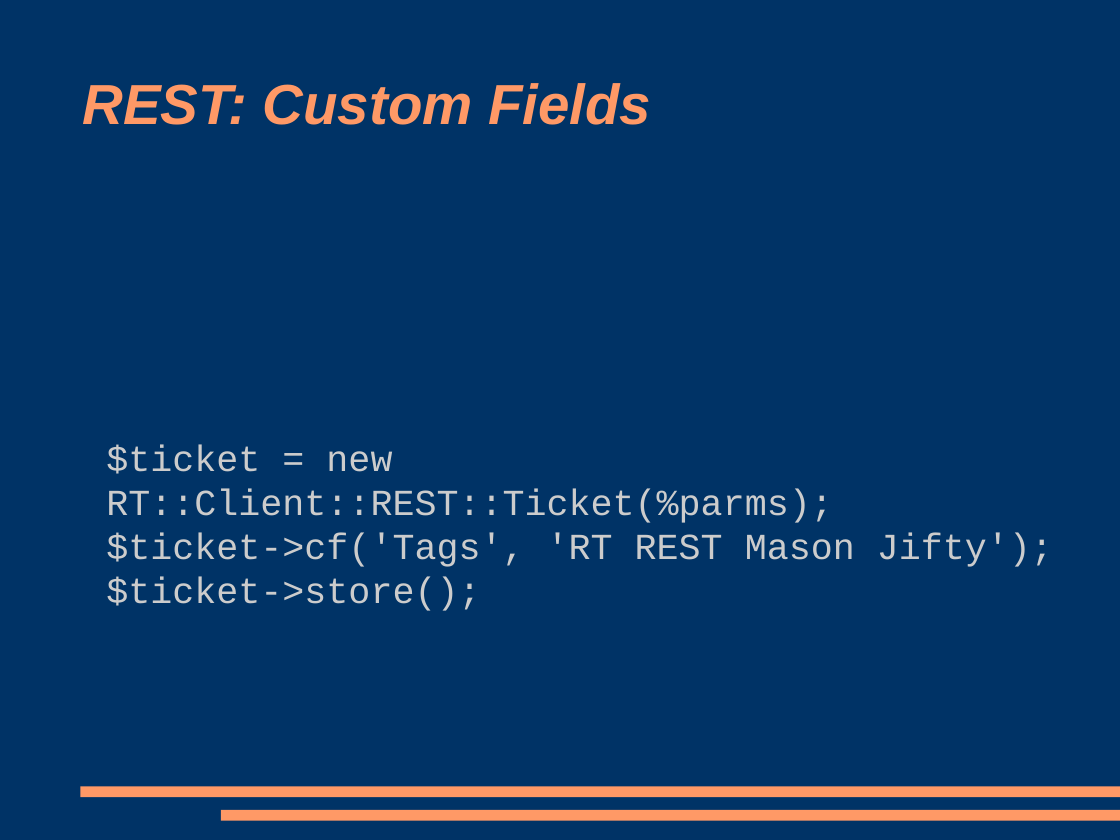
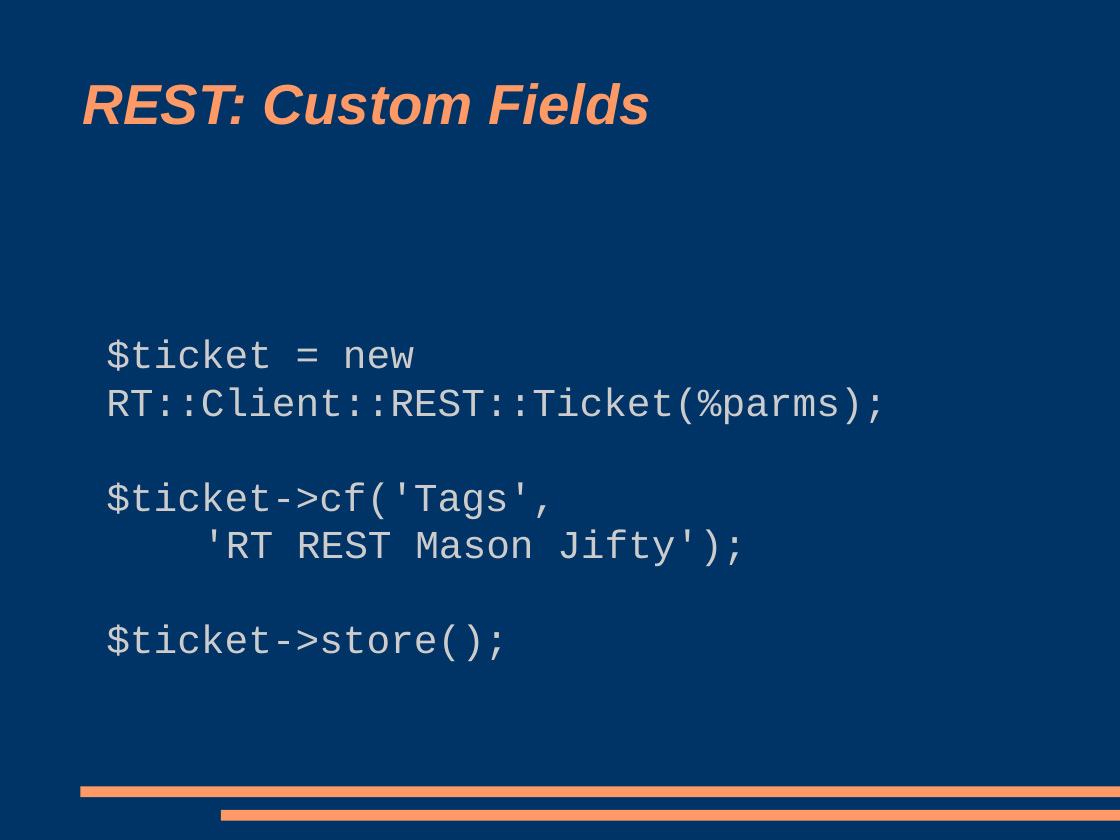
Before and after one commit to racke/Presentations, a slide deck: slide 26 of yapc2009/rt38.odp. Drawn at 1120x840 pixels with LibreOffice and Linux fonts; fonts in the diff are those of the drawing. Boxes give left, top, right and bottom in pixels: in the first picture for what was removed or moved away, otherwise in the second. Text is boxed around its words. In the diff, an @@ line names an element or a change of style, - is before the commit and + after.

```diff
--- a/yapc2009/rt38.odp
+++ b/yapc2009/rt38.odp
@@ subtitle at box(106, 340, 887, 662): size 26 to 28 pt in "$ticket = new RT::Client::REST::Ticket(%parms);", "$ticket->store();" @@
@@ subtitle at box(106, 482, 746, 567): text changed; size 26 to 28 pt @@
-$ticket->cf('Tags', 'RT REST Mason Jifty');
+$ticket->cf('Tags',
+        'RT REST Mason Jifty');
```
Also in this commit, not shown: 11 other slides changed, 7 slides added, 4 slides removed.
